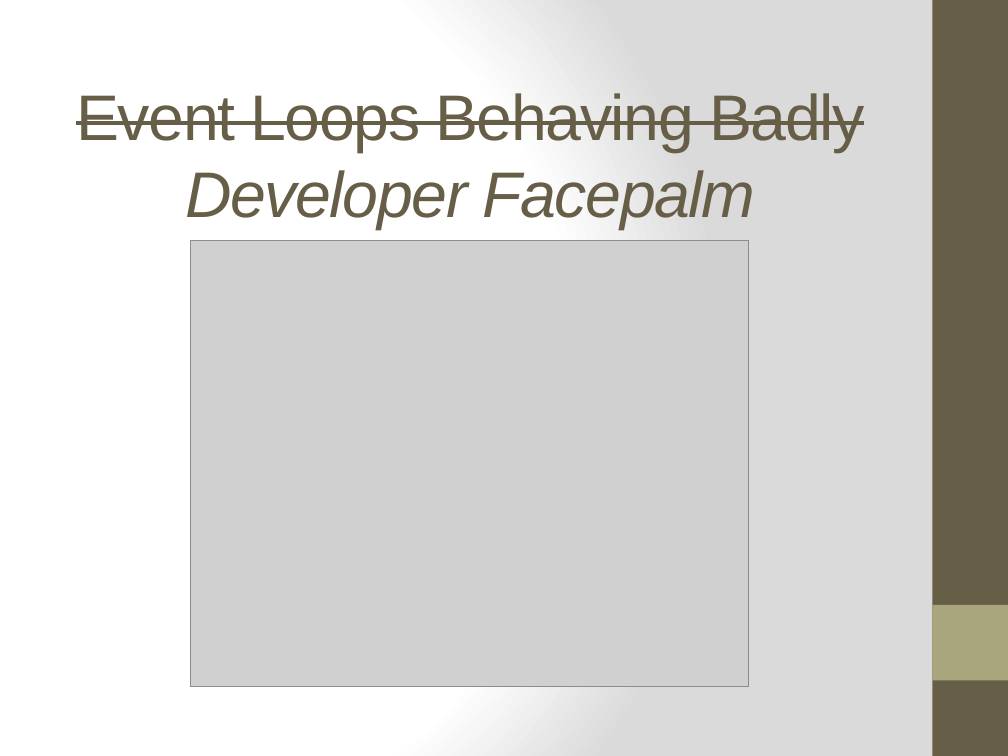
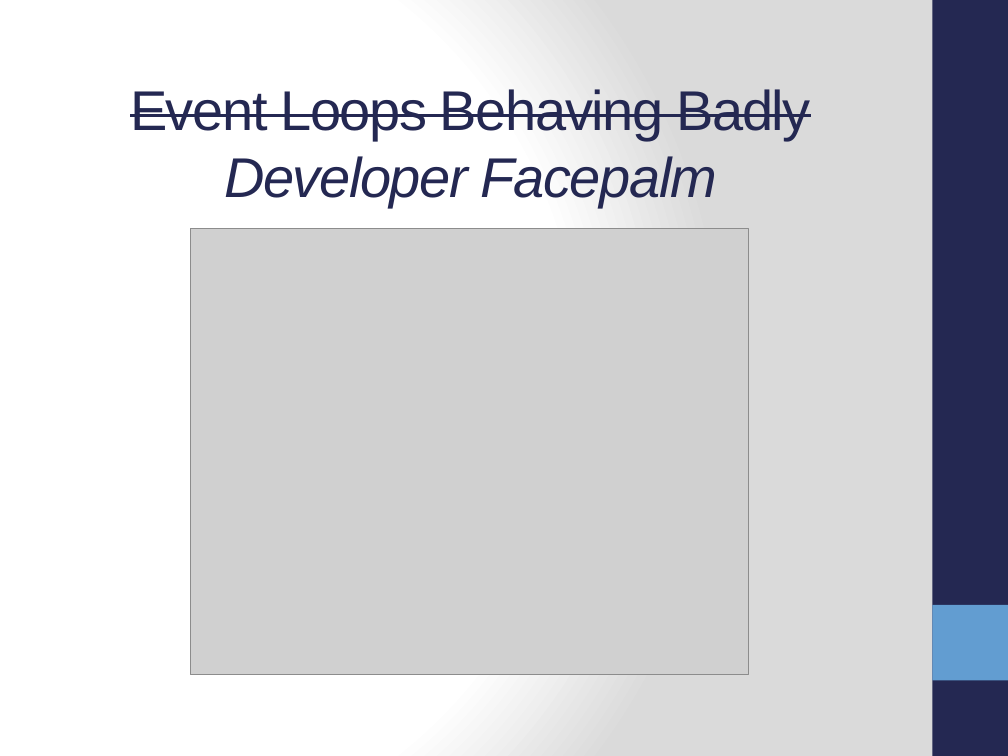
Before and after one commit to ifandelse/DevLink-2011---Getting-Started-With-Nodejs, a slide deck: slide 12 of PowerPoint/GettingStartedWithNodejs.pptx (slide 9 before the commit). Drawn at 1008x756 pixels with LibreOffice and Linux fonts; fonts in the diff are those of the drawing; grey boxes stand for pictures. Boxes give left, top, right and bottom in pixels: in the first picture for what was removed or moved away, otherwise in the second. Text is boxed around its words. In the diff, an @@ line names an element or a change of style, - is before the commit and + after.

```diff
--- a/PowerPoint/GettingStartedWithNodejs.pptx
+++ b/PowerPoint/GettingStartedWithNodejs.pptx
@@ rectangle at [932, 0, 1008, 756]: fill #675E47 to #242852 @@
@@ title "Event Loops Behaving Badly Developer ...": place and size @@
-title "Event Loops Behaving Badly Developer ..." at [76, 93, 864, 229]
+title "Event Loops Behaving Badly Developer ..." at [130, 89, 810, 207]
@@ title "Event Loops Behaving Badly Developer ..." at [130, 89, 810, 207]: size 46 to 40 pt, text colour #675E47 to #242852 @@
@@ picture: place and size @@
-picture at [191, 240, 748, 686]
+picture at [191, 229, 748, 675]
@@ rectangle at [932, 605, 1008, 680]: fill #A9A57C to #629DD1 @@
```
Also in this commit, not shown: 14 other slides changed, 11 slides added, 5 other files.
